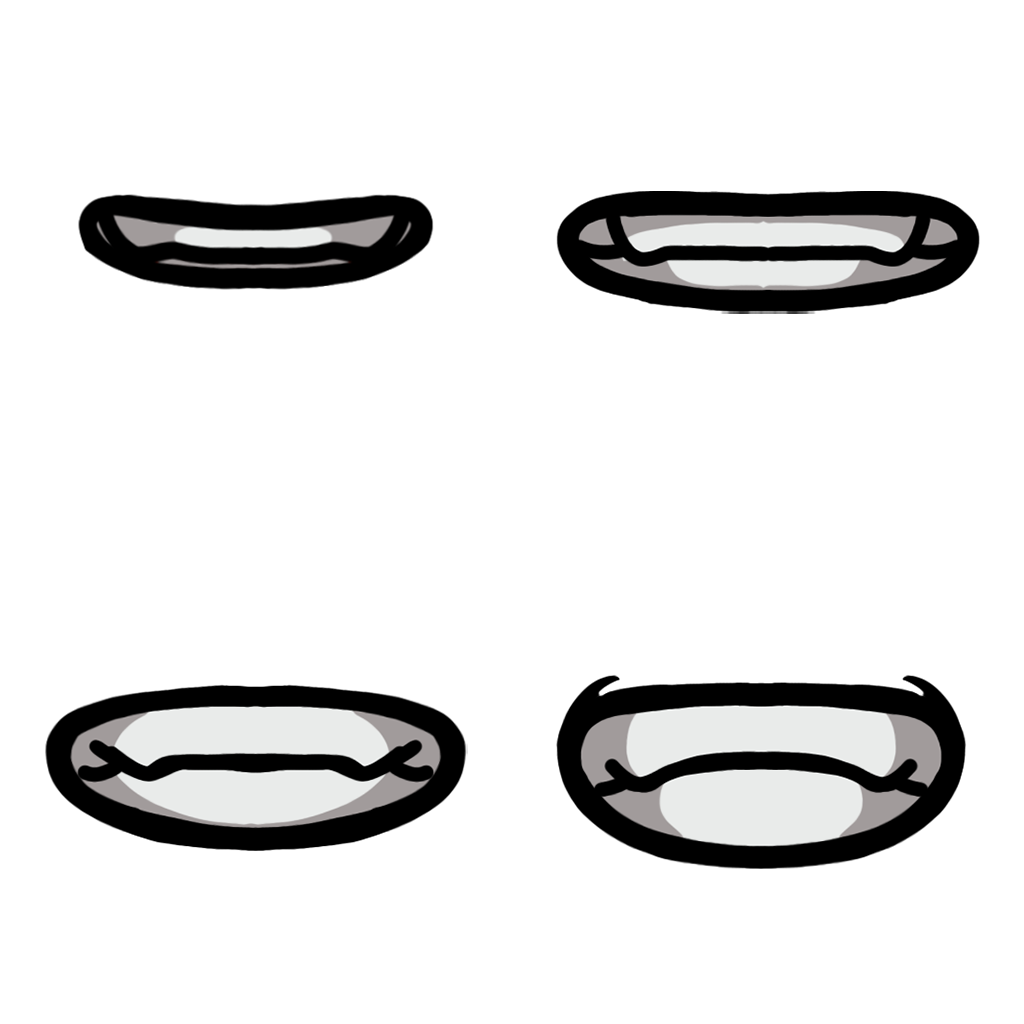
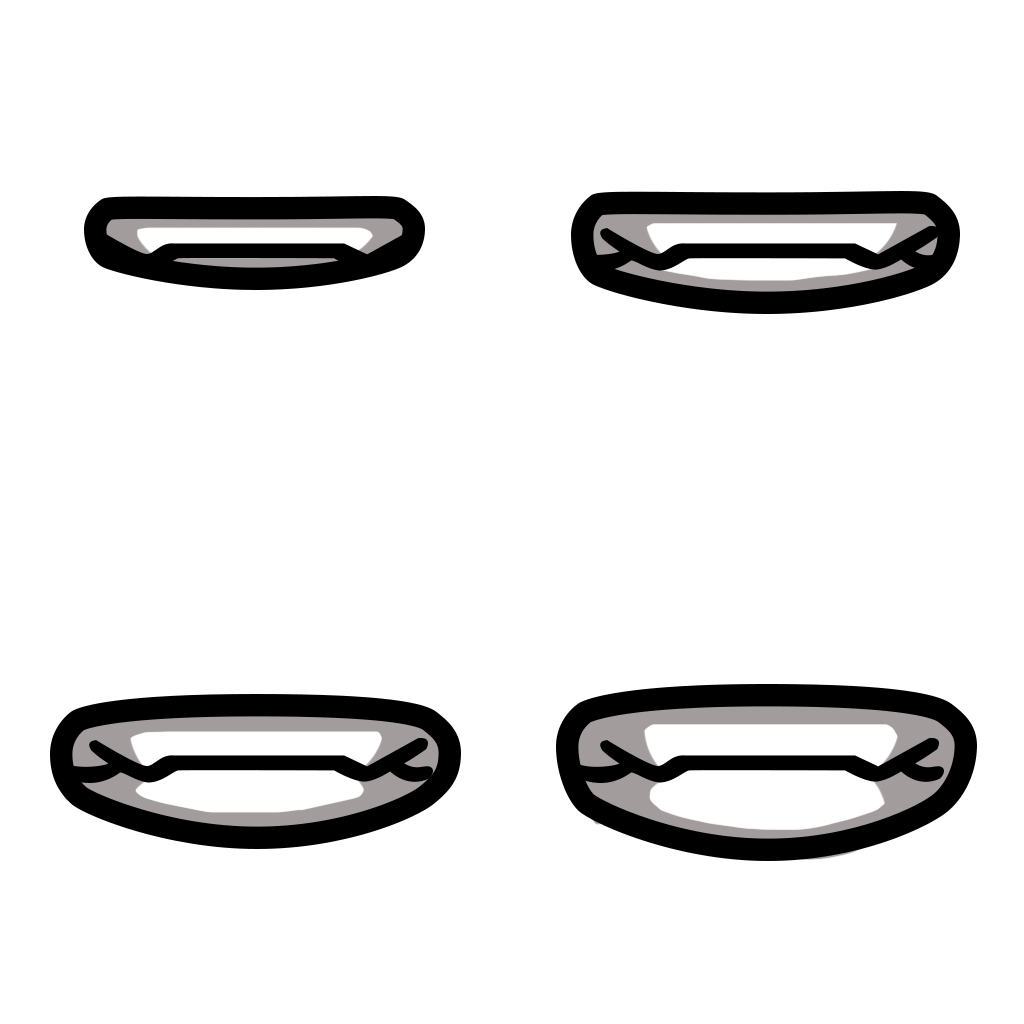
Layer changes from the first 1024x1024 image to the second:
removed group "Smiling_Shh" (5 layers) over (x1=45, y1=191, x2=980, y2=869)
removed layer "Layer 11" from group "Smiling_Shh" over (x1=78, y1=194, x2=434, y2=290)
added group "Group 2" with 17 layers above "Group 1 copy 6" over (x1=50, y1=191, x2=977, y2=861)
added group "Group 1 copy 3" with 2 layers in group "Group 2" over (x1=556, y1=684, x2=977, y2=861)
added layer "Shape 1" (1st of 4, in "Group 2" › "Group 1 copy 3") in group "Group 1 copy 3" over (x1=556, y1=684, x2=977, y2=861)
added group "Group 1 copy 4" with 2 layers in group "Group 2" over (x1=571, y1=191, x2=960, y2=314)
added layer "Shape 1" (2nd of 4, in "Group 2" › "Group 1 copy 4") in group "Group 1 copy 4" over (x1=571, y1=191, x2=960, y2=314)
added group "Group 1 copy" with 2 layers in group "Group 2" over (x1=84, y1=196, x2=425, y2=290)
added layer "Shape 1" (3rd of 4, in "Group 2" › "Group 1 copy") in group "Group 1 copy" over (x1=84, y1=196, x2=425, y2=290)
added group "Group 1" with 2 layers in group "Group 2" over (x1=50, y1=694, x2=461, y2=849)
added layer "Shape 1" (4th of 4, in "Group 2" › "Group 1") in group "Group 1" over (x1=50, y1=694, x2=461, y2=849)
added layer "Layer 16 copy 2" in group "Group 2" over (x1=94, y1=204, x2=413, y2=285)
added layer "Layer 16 copy" in group "Group 2" over (x1=55, y1=708, x2=455, y2=839)
added layer "Layer 16 copy 3" in group "Group 2" over (x1=577, y1=193, x2=951, y2=314)
added layer "Layer 16" in group "Group 2" over (x1=569, y1=689, x2=969, y2=861)
added layer "Layer 15" in group "Group 2" over (x1=52, y1=192, x2=964, y2=846)
renamed "Layer 12" to "Group 1 copy 6", hid it, moved it out of group "Smiling_Shh", painted on it over (x1=556, y1=191, x2=980, y2=314)
removed layer "Layer 13" from group "Smiling_Shh" over (x1=45, y1=684, x2=468, y2=851)
removed layer "Layer 14" from group "Smiling_Shh" over (x1=556, y1=674, x2=967, y2=869)
…and 4 more changes (4 added)
